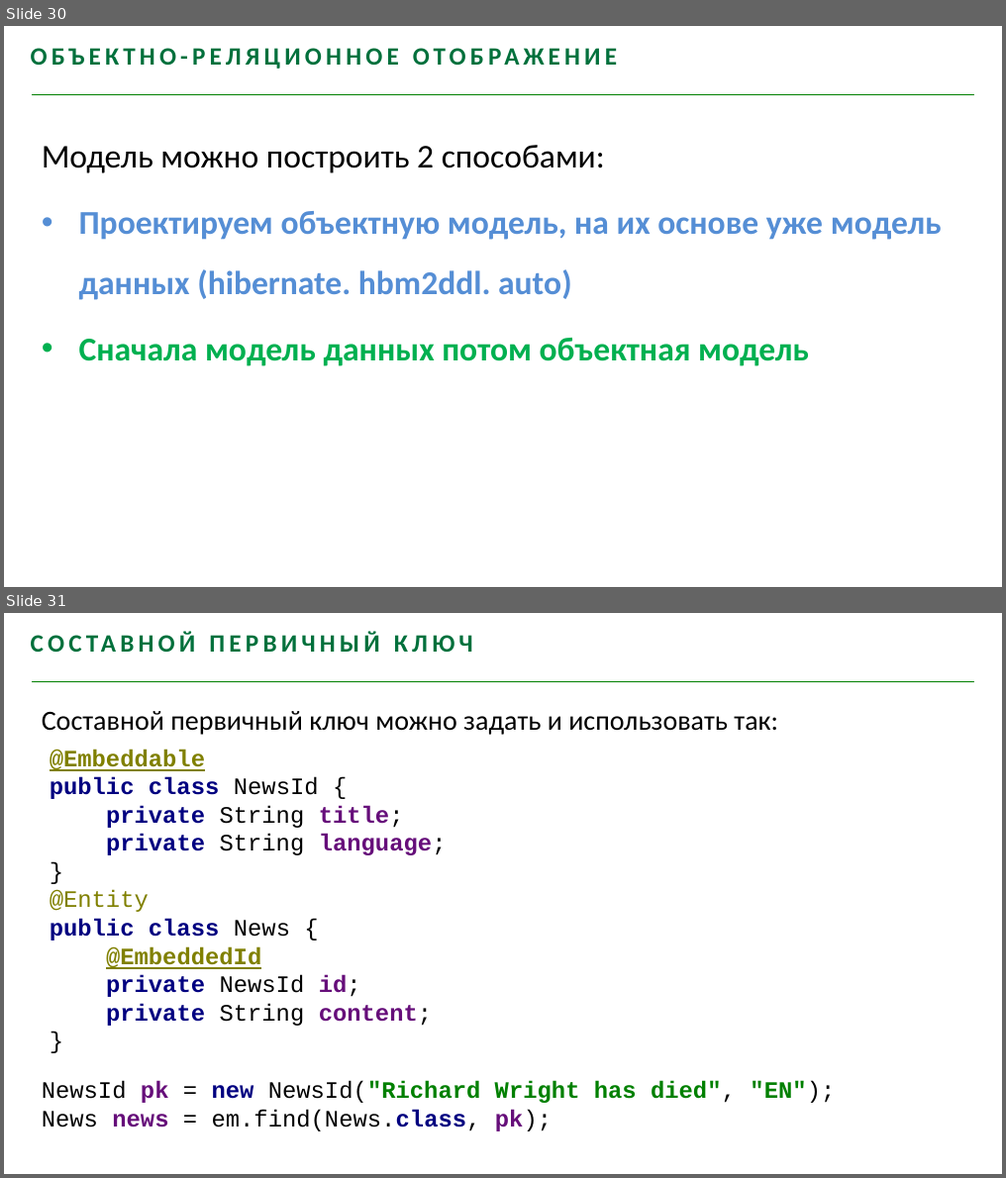
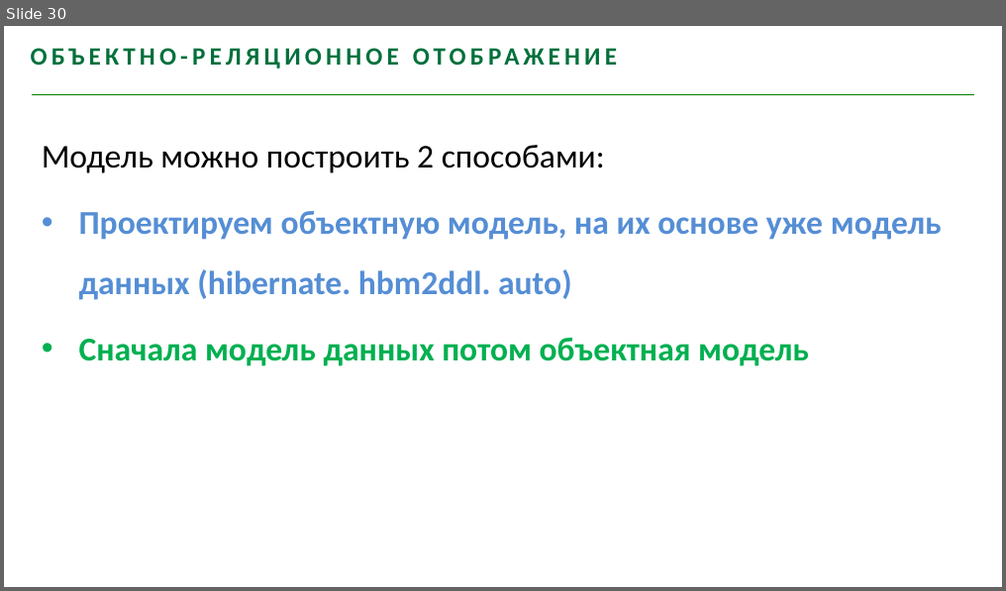
Before and after one commit to youhavebeenforked/JavaSchoolCourse, a slide deck: lessons/18_Hibernate/Hibernate.pptx. Shown one above the other, each under a label of ours: slides 30 and 31 before the commit, slide 30 after it. The pictures are 1006x1178 and 1006x591 pixels, drawn with LibreOffice and Linux fonts; fonts in the diff are those of the drawing; background and template pictures are left out. Boxes give left, top, right and bottom in pixels: in the first picture for what was removed or moved away, otherwise in the second. Text is boxed around its words. In the diff, an @@ line names an element or a change of style, - is before the commit and + after.

```diff
--- a/lessons/18_Hibernate/Hibernate.pptx
+++ b/lessons/18_Hibernate/Hibernate.pptx
@@ slide 31 removed at (4, 613, 1002, 1174), background #FFFFFF; not listed: 1 template element that a slide beside it also shows @@
@@ text removed at (30, 622, 746, 657) @@
-СОСТАВНОЙ ПЕРВИЧНЫЙ КЛЮЧ
@@ text removed at (42, 711, 778, 735) @@
-Составной первичный ключ можно задать и использовать так:
@@ text removed at (50, 749, 447, 1026) @@
-@Embeddable
-public class NewsId {
-private String title;
-private String language;
-}
-@Entity
-public class News {
-@EmbeddedId
-private NewsId id;
-private String content;
-}
@@ text removed at (42, 1081, 835, 1132) @@
-NewsId pk = new NewsId("Richard Wright has died", "EN");
-News news = em.find(News.class, pk);
```
Also in this commit, not shown: 32 other slides removed, 5 other files.
